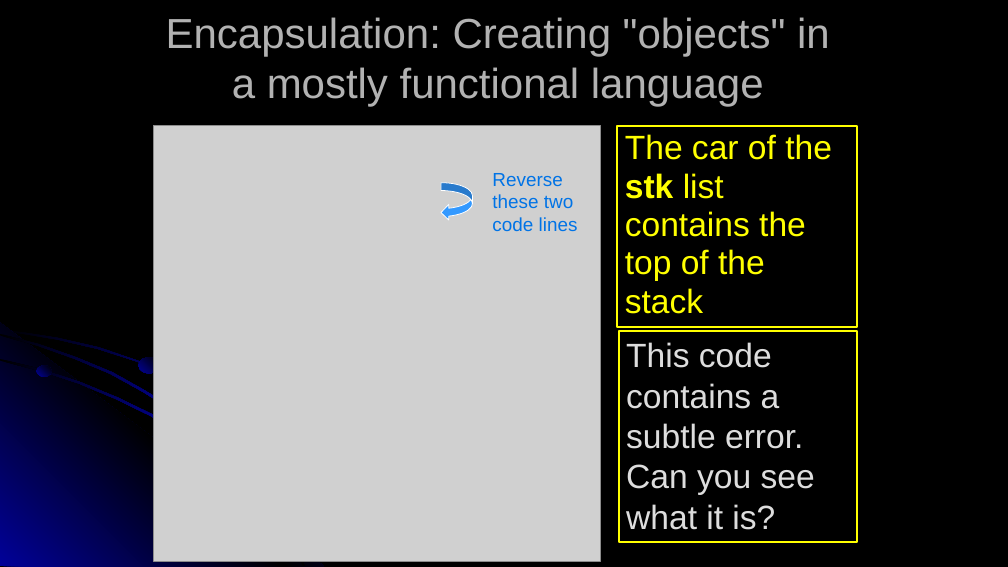
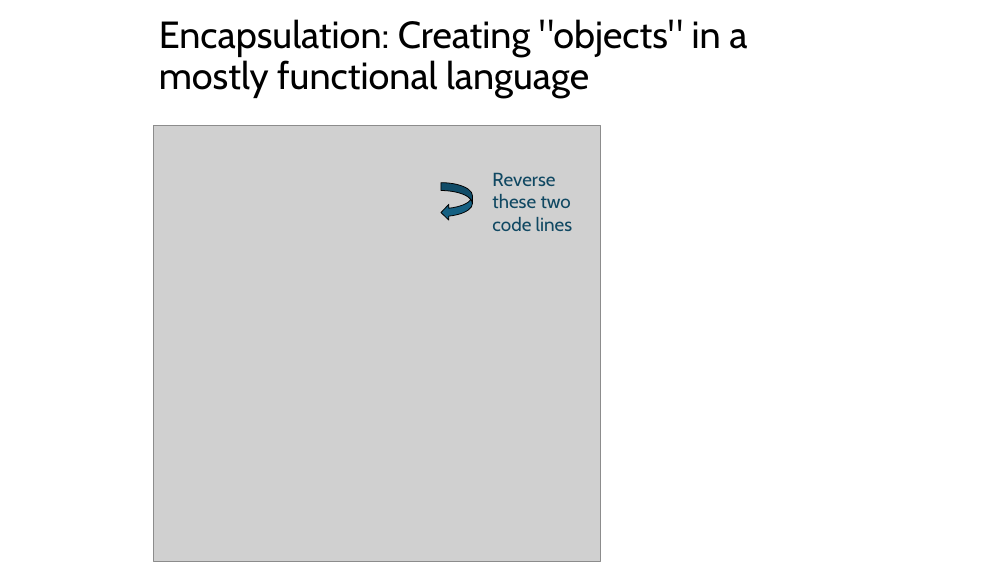
Before and after one commit to RHIT-CSSE/csse304, a slide deck: slide 10 of ClassMaterials/OOP/09-OOP-202120.pptx. Drawn at 1008x567 pixels with LibreOffice and Linux fonts; fonts in the diff are those of the drawing; grey boxes stand for pictures. Boxes give left, top, right and bottom in pixels: in the first picture for what was removed or moved away, otherwise in the second. Text is boxed around its words. In the diff, an @@ line names an element or a change of style, - is before the commit and + after.

```diff
--- a/ClassMaterials/OOP/09-OOP-202120.pptx
+++ b/ClassMaterials/OOP/09-OOP-202120.pptx
@@ background #000000 to #FFFFFF @@
@@ title "Encapsulation: Creating "objects" in a ..." at box(159, 19, 747, 98): size 40 to 36 pt, font Arial to Cabin, text colour #B2B2B2 to #000000; alignment centre to left; line spacing 1 to 0.9 @@
@@ rectangle removed at box(618, 126, 858, 327) @@
-The car of the stk list contains the top of the stack
@@ text "Reverse these two code lines" at box(492, 172, 573, 231): font Arial to Cabin, text colour #0073E5 to #104862 @@
@@ curved left arrow at box(441, 183, 473, 221): fill #3399FF to #156082; outline #FFFFFF 0.75 pt to #000000 0.75 pt @@
@@ text removed at box(625, 326, 817, 517) @@
-What is the problem with this code?
-How to fix it?
@@ group removed at box(0, 323, 375, 567): 4 freeform shapes, 2 ellipses @@
@@ rectangle removed at box(619, 330, 857, 541) @@
-This code contains a subtle error. Can you see what it is?
```
Also in this commit, not shown: 12 other slides changed, 2 slides removed, 3 other files.
